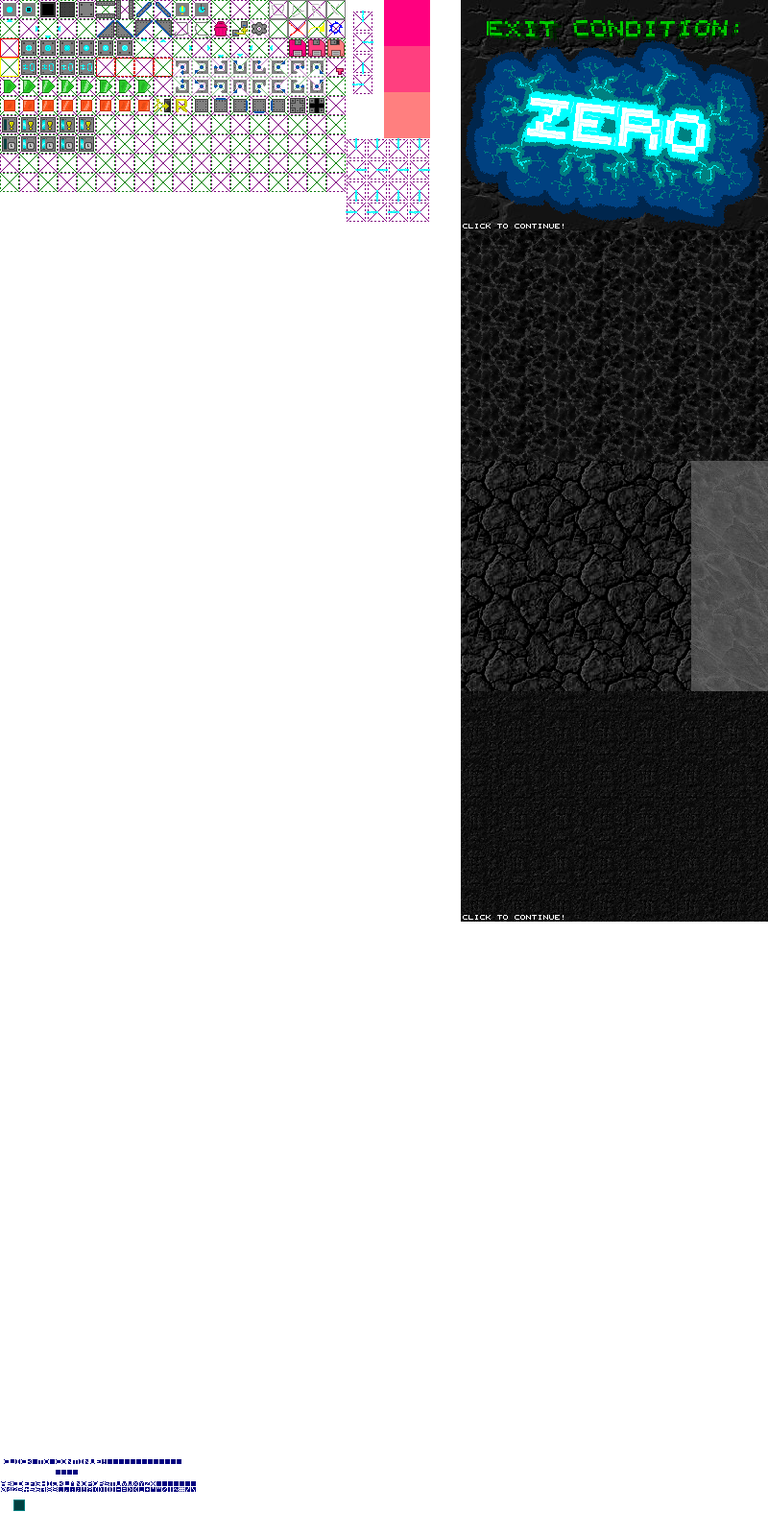
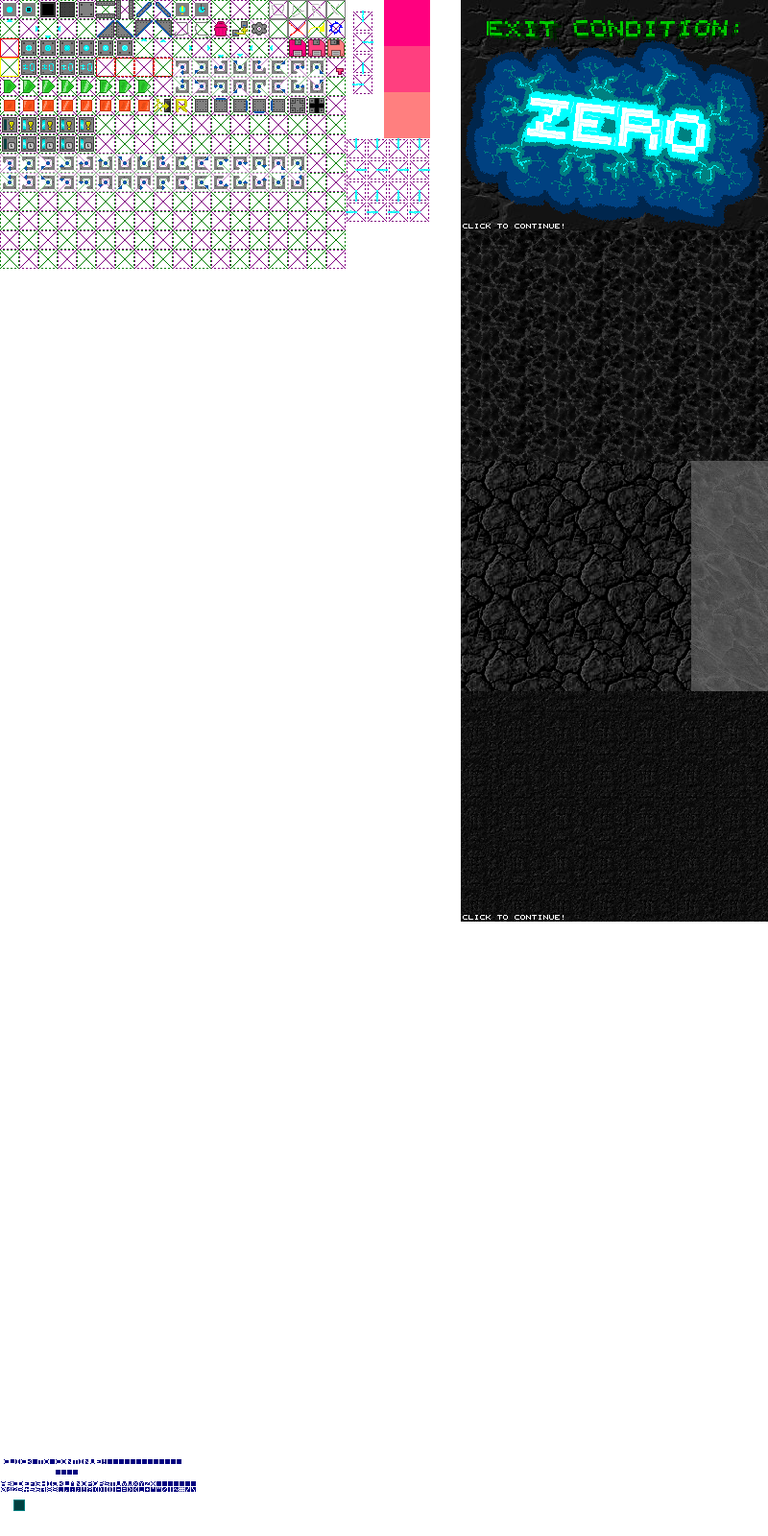
Layered file, before and after one edit (768x1536). Changes by layer:
painted on "stuff" over [left=2, top=155, right=305, bottom=191]
painted on "helpers" over [left=0, top=153, right=346, bottom=269]
